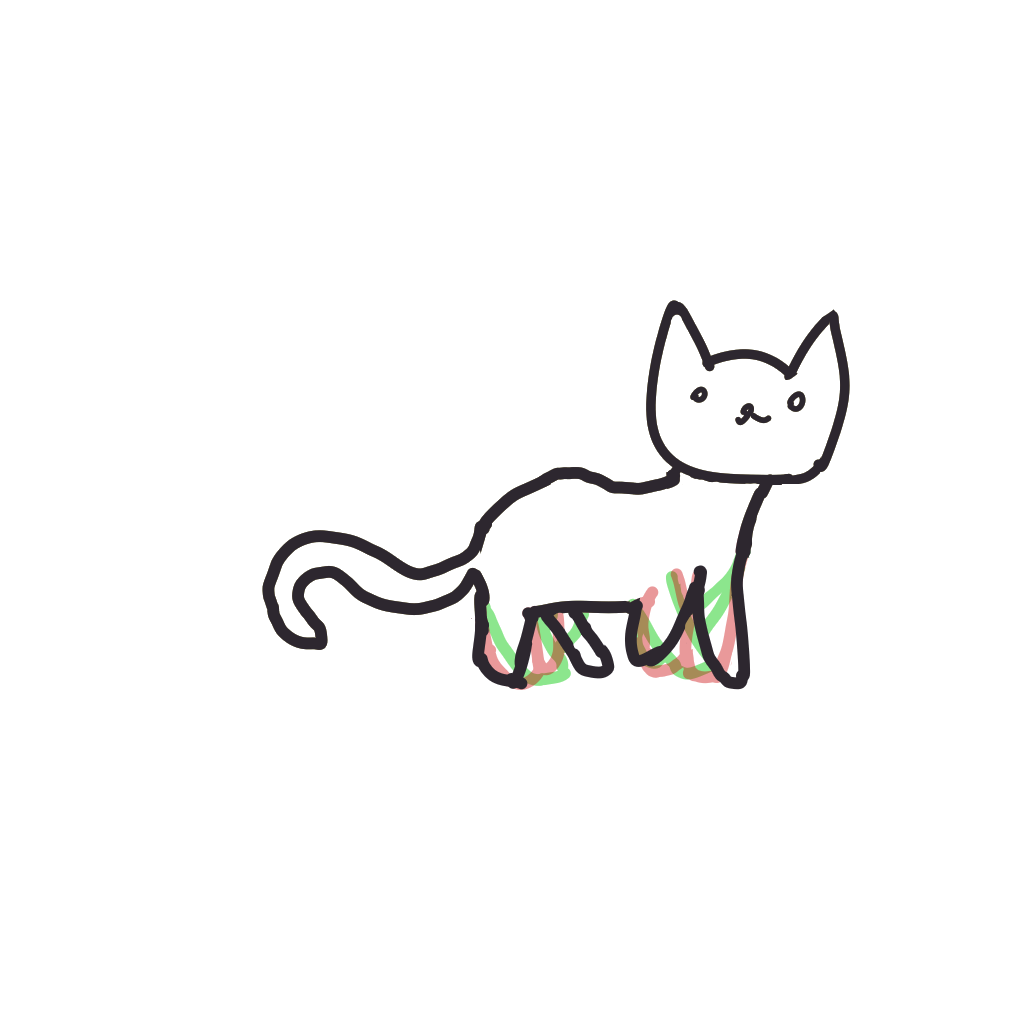
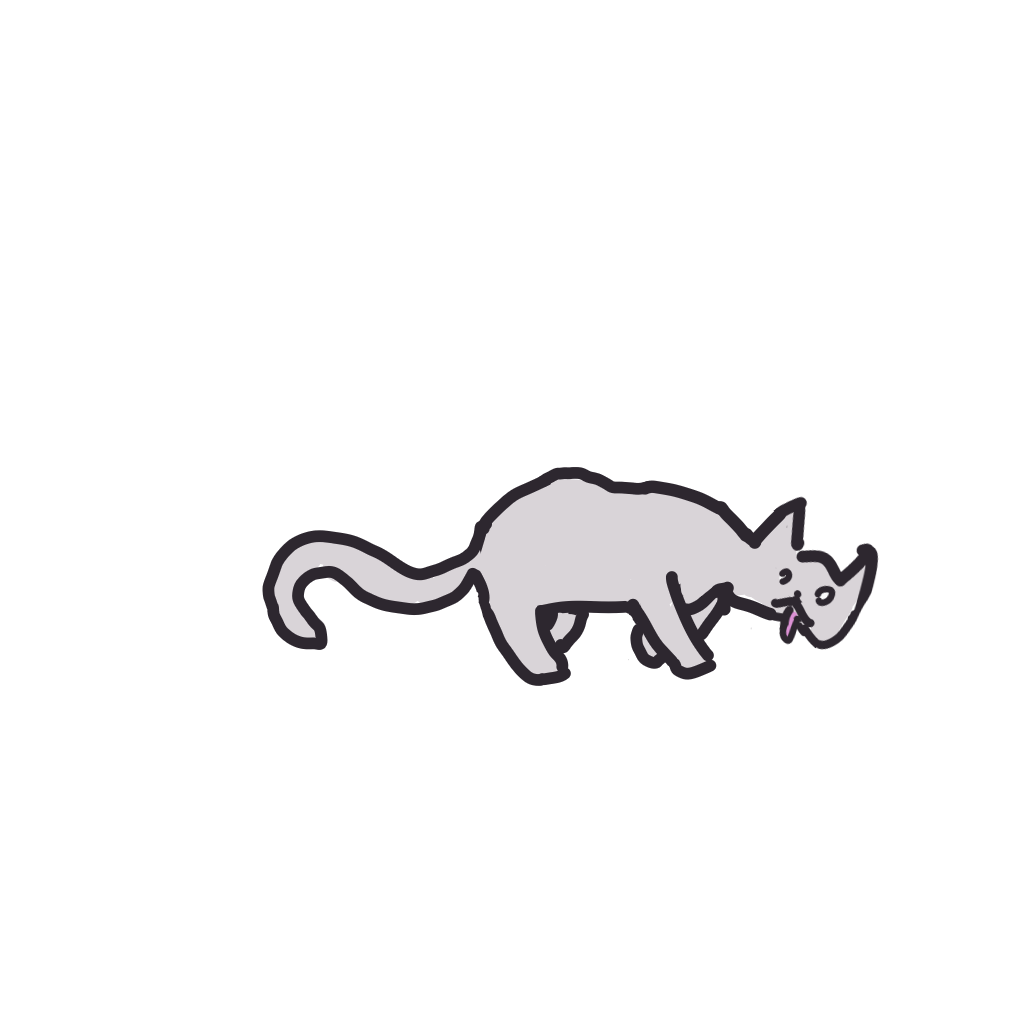
The second 1024x1024 image is a revision of the first. Changes to its layers:
painted on "Calque de dessin 1" over 262, 300, 879, 690
added layer "Calque de dessin 2" above "Arrière-plan" over 320, 300, 879, 690
painted on "Arrière-plan" over 262, 300, 879, 690
